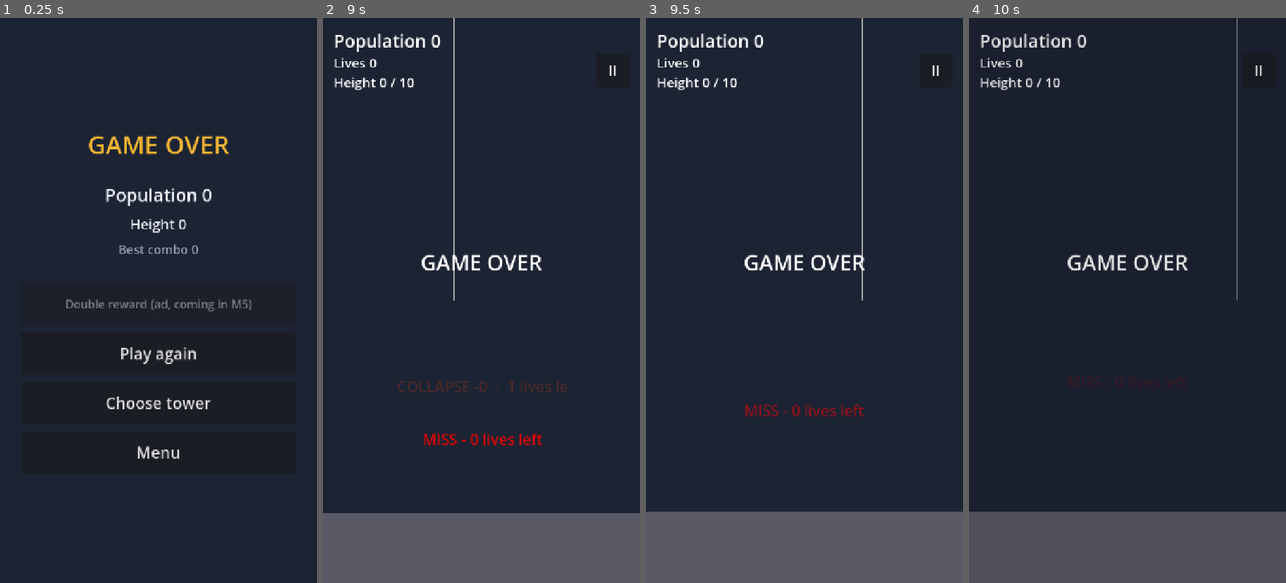
Above: before the commit, frames 1-4 (left to right).
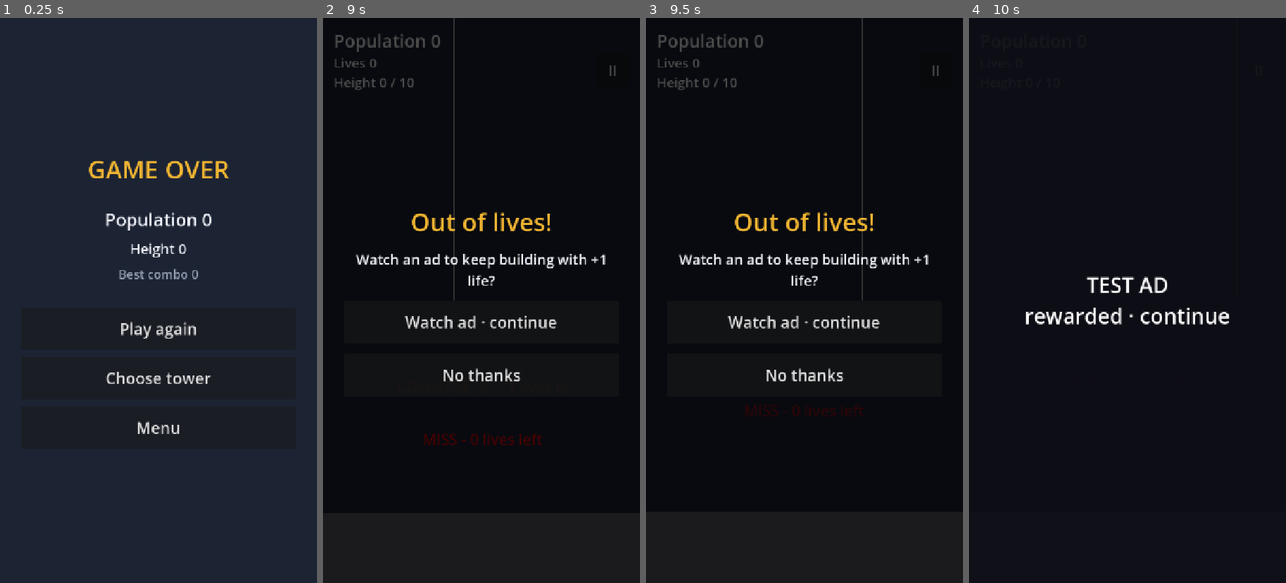
Above: after the commit, the same moments.

Repository: tahreezz3/skyline-stack
Game: Godot game, scene res://scenes/results.tscn
The game is run twice, just before and just after one commit, with the same random seed, the same clock (stepped at 60 frames per second) and the same inputs. This scene is started directly instead of the project's main scene.
Inputs (mouse positions are in pixels of both pictures, inside the frame that each line leads up to):
- Up to frame 1 (0.25 s): no input
- Up to frame 2 (9 s): click "Play again" at 0.5 s; click "II" at 1.25 s; click "Restart" at 2 s; click "II" at 2.75 s; click "Restart" at 3.5 s; click "II" at 4.25 s; click "Restart" at 5 s; tap Enter at 5.75 s; move the mouse to (465, 413) at 5.77 s; click (465, 413) at 5.92 s; tap Space at 6.02 s; drag from (576, 385) to (465, 413) at 6.52 s; move the mouse to (386, 215) at 7.27 s; click (386, 215) at 7.42 s; drag from (497, 300) to (386, 215) at 8.02 s; move the mouse to (433, 159) at 8.77 s; click (433, 159) at 8.92 s
- Up to frame 3 (9.5 s): tap Space at 9.02 s
- Up to frame 4 (10 s): click (1127, 323) at 9.5 s, where only the run after the commit has a clickable "Watch ad · continue"

The runs differ from the first frame. In frame 1, 4.7% of the frame differs, in the area x 20-80%, y 20-78%; in frame 2, 100%, in the area x 0-100%, y 0-100%; in frame 3, 100%; in frame 4, 16%.

Commit message:
T-0501: rewarded and interstitial ad flow (test backend)
- Ads autoload with fake backend; ad_policy.gd pacing rules; economy.json
- rewarded continue after game over (TowerState.revive), double reward on results
- interstitials only on results, paced and skipped for remove-ads players
- ad_finished analytics event; tour exercises the continue flow through the UI
- T-0506 created for the AdMob SDK integration

Co-Authored-By: Claude Opus 5.5 <noreply@anthropic.com>

Diff:
--- /dev/null
+++ b/game/config/economy.json
@@ -0,0 +1,13 @@
+{
+  "_doc": "Monetisation pacing (T-0501). Never shows ads during a round. See docs/01_GDD.md section 7 and docs/03_DATA_SPEC.md.",
+  "interstitial": {
+    "min_rounds_before_first": 3,
+    "every_n_rounds": 3,
+    "min_seconds_between": 90
+  },
+  "rewarded": {
+    "continue_per_round": 1,
+    "continue_lives": 1,
+    "double_reward_multiplier": 2
+  }
+}
--- a/game/localisation/strings.csv
+++ b/game/localisation/strings.csv
@@ -37,7 +37,6 @@
 RES_BEST_COMBO,Best combo %d,Mejor combo %d,Beste Kombo %d
 RES_LEVEL_UP,Level up! Level %d,¡Subes de nivel! Nivel %d,Aufgestiegen! Stufe %d
 RES_UNLOCKED,New tower unlocked: %s,Nueva torre desbloqueada: %s,Neuer Turm freigeschaltet: %s
-BTN_DOUBLE_AD,"Double reward (ad, coming in M5)","Doble recompensa (anuncio, próximamente)","Doppelte Belohnung (Werbung, bald)"
 BTN_PLAY_AGAIN,Play again,Jugar otra vez,Nochmal spielen
 BTN_CHOOSE_TOWER,Choose tower,Elegir torre,Turm wählen
 BTN_MENU,Menu,Menú,Menü
@@ -81,3 +80,10 @@
 %d"
 RES_PLACE_CITY,Place it in your city,Colócala en tu ciudad,In deiner Stadt platzieren
 SET_ANALYTICS,Share anonymous gameplay stats,Compartir estadísticas de juego anónimas,Anonyme Spielstatistiken teilen
+CONTINUE_TITLE,Out of lives!,¡Sin vidas!,Keine Leben mehr!
+CONTINUE_OFFER,Watch an ad to keep building with +%d life?,¿Ves un anuncio para seguir construyendo con +%d vida?,Werbung ansehen und mit +%d Leben weiterbauen?
+BTN_WATCH_CONTINUE,Watch ad · continue,Ver anuncio · continuar,Werbung ansehen · weiter
+BTN_NO_THANKS,No thanks,"No, gracias","Nein, danke"
+POP_EXTRA_LIFE,+%d LIFE,+%d VIDA,+%d LEBEN
+BTN_DOUBLE_REWARD,Watch ad · double population (+%d),Ver anuncio · doble población (+%d),Werbung ansehen · doppelte Bevölkerung (+%d)
+RES_BONUS,Bonus +%d population!,¡Bonus +%d habitantes!,Bonus +%d Einwohner!
--- a/game/project.godot
+++ b/game/project.godot
@@ -20,6 +20,7 @@
 SceneRouter="*res://scripts/autoload/scene_router.gd"
 AudioDirector="*res://scripts/autoload/audio_director.gd"
 Analytics="*res://scripts/autoload/analytics.gd"
+Ads="*res://scripts/autoload/ads.gd"
 
 [display]
 
--- /dev/null
+++ b/game/scripts/autoload/ads.gd
@@ -0,0 +1,93 @@
+## Autoload "Ads": the only place that shows ads. Gameplay asks; this decides.
+##
+##   var earned: bool = await Ads.show_rewarded("continue")
+##   Ads.on_round_finished()        # results screen: may show an interstitial per policy
+##
+## Backends:
+## - "fake" (default until T-0506): a 2-second placeholder overlay "TEST AD"; rewarded ads always reward.
+##   --ads-decline makes rewarded ads fail (to test the "no reward" path).
+## - "none": autoplay/tour runs; rewarded ads reward instantly, interstitials never show.
+## The AdMob backend (T-0506, HR-0015) will implement _present(format, placement) -> bool.
+extends Node
+
+const AdPolicy := preload("res://scripts/core/ad_policy.gd")
+const FAKE_AD_S := 2.0
+
+var backend := "fake"
+var decline := false
+var _overlay: CanvasLayer
+
+
+func _ready() -> void:
+	process_mode = Node.PROCESS_MODE_ALWAYS
+	for arg in OS.get_cmdline_user_args():
+		if arg == "--ads-decline":
+			decline = true
+	if SceneRouter.autoplay or SceneRouter.tour:
+		backend = "none"
+
+
+func is_ad_free() -> bool:
+	return bool(SaveData.data.get("purchases", {}).get("remove_ads", false))
+
+
+## Show a rewarded ad. Returns true if the player earned the reward.
+## Rewarded ads are opt-in, so they are shown even to ad-free players.
+func show_rewarded(placement: String) -> bool:
+	var earned := await _present("rewarded", placement)
+	_report("rewarded", placement, earned)
+	return earned
+
+
+## Call once per finished round (results screen). Shows an interstitial if the policy allows.
+func on_round_finished() -> void:
+	var a: Dictionary = SaveData.data["ads"]
+	a["rounds_since_interstitial"] = int(a["rounds_since_interstitial"]) + 1
+	var since := Time.get_unix_time_from_system() - float(a["last_interstitial_unix"])
+	var ok := AdPolicy.should_show_interstitial(int(SaveData.stats()["rounds_played"]), int(a["rounds_since_interstitial"]),
+		since, is_ad_free(), GameConfig.table("economy")["interstitial"])
+	if ok and backend != "none":
+		await _present("interstitial", "between_rounds")
+		a["rounds_since_interstitial"] = 0
+		a["last_interstitial_unix"] = Time.get_unix_time_from_system()
+		_report("interstitial", "between_rounds", true)
+	SaveData.write_save()
+
+
+func _present(format: String, placement: String) -> bool:
+	match backend:
+		"none":
+			return format == "rewarded"
+		"fake":
+			_show_overlay("TEST AD\n%s · %s" % [format, placement])
+			await get_tree().create_timer(FAKE_AD_S, true, false, true).timeout
+			_hide_overlay()
+			return not (format == "rewarded" and decline)
+	return false
+
+
+func _report(format: String, placement: String, completed: bool) -> void:
+	GameEvents.ad_finished.emit(format, placement, completed)
+
+
+func _show_overlay(text: String) -> void:
+	_overlay = CanvasLayer.new()
+	_overlay.layer = 90
+	var bg := ColorRect.new()
+	bg.color = Color(0.05, 0.05, 0.08, 0.96)
+	bg.set_anchors_and_offsets_preset(Control.PRESET_FULL_RECT)
+	_overlay.add_child(bg)
+	var l := Label.new()
+	l.text = text
+	l.horizontal_alignment = HORIZONTAL_ALIGNMENT_CENTER
+	l.vertical_alignment = VERTICAL_ALIGNMENT_CENTER
+	l.add_theme_font_size_override("font_size", 48)
+	l.set_anchors_and_offsets_preset(Control.PRESET_FULL_RECT)
+	_overlay.add_child(l)
+	add_child(_overlay)
+
+
+func _hide_overlay() -> void:
+	if _overlay:
+		_overlay.queue_free()
+		_overlay = null
--- a/game/scripts/autoload/analytics.gd
+++ b/game/scripts/autoload/analytics.gd
@@ -39,6 +39,8 @@
 	GameEvents.setting_changed.connect(func(k: String, v: Variant) -> void:
 		if k in Events.REPORTABLE_SETTINGS:
 			track("setting_changed", {"key": k, "value": v}))
+	GameEvents.ad_finished.connect(func(f: String, p: String, done: bool) -> void:
+		track("ad_finished", {"format": f, "placement": p, "completed": done}))
 	track("session_start", {"app_version": String(ProjectSettings.get_setting("application/config/version", "0.1.0")),
 		"locale": TranslationServer.get_locale()})
 
--- a/game/scripts/autoload/game_config.gd
+++ b/game/scripts/autoload/game_config.gd
@@ -3,7 +3,7 @@
 ## (see docs/adr/ADR-0002-data-driven-config.md).
 extends Node
 
-const TABLES := ["tower_rules", "block_types", "levels", "feel", "city_map"]
+const TABLES := ["tower_rules", "block_types", "levels", "feel", "city_map", "economy"]
 
 var tables: Dictionary = {}
 
--- a/game/scripts/autoload/game_events.gd
+++ b/game/scripts/autoload/game_events.gd
@@ -25,5 +25,7 @@
 signal setting_changed(key: String, value: Variant)
 ## A tower was placed on the city map (city_map screen).
 signal city_tower_placed(tower: Dictionary, city_population: int)
+## An ad finished (Ads autoload). format = rewarded | interstitial.
+signal ad_finished(format: String, placement: String, completed: bool)
 ## Any UI button pressed (for the click sound).
 signal ui_pressed
--- a/game/scripts/autoload/save_data.gd
+++ b/game/scripts/autoload/save_data.gd
@@ -84,20 +84,34 @@
 	GameEvents.setting_changed.emit(key, value)
 
 
+## Add bonus lifetime population (rewarded "double reward"). Announces level-ups and unlocks.
+## Returns {level_before, level_after, unlocked}.
+func add_bonus_population(amount: int) -> Dictionary:
+	var before := lifetime_population()
+	data["stats"]["lifetime_population"] = before + amount
+	write_save()
+	return _announce_progress(before, before + amount)
+
+
+func _announce_progress(before: int, after: int) -> Dictionary:
+	var levels: Array = GameConfig.table("levels")["levels"]
+	var types: Array = GameConfig.table("block_types")["types"]
+	var out := {
+		"level_before": Progression.level_info(before, levels)["level"],
+		"level_after": Progression.level_info(after, levels)["level"],
+		"unlocked": Progression.newly_unlocked(types, before, after),
+	}
+	if out["level_after"] > out["level_before"]:
+		GameEvents.level_up.emit(out["level_before"], out["level_after"])
+	for id in out["unlocked"]:
+		GameEvents.block_type_unlocked.emit(id)
+	return out
+
+
 ## Record a round, persist, and announce level-ups and unlocks.
 ## Returns the SaveSchema.apply_round() result plus level/unlock info.
 func record_round(summary: Dictionary) -> Dictionary:
 	var result := SaveSchema.apply_round(data, summary)
 	write_save()
-	var levels: Array = GameConfig.table("levels")["levels"]
-	var types: Array = GameConfig.table("block_types")["types"]
-	var before := int(result["population_before"])
-	var after := int(result["population_after"])
-	result["level_before"] = Progression.level_info(before, levels)["level"]
-	result["level_after"] = Progression.level_info(after, levels)["level"]
-	result["unlocked"] = Progression.newly_unlocked(types, before, after)
-	if result["level_after"] > result["level_before"]:
-		GameEvents.level_up.emit(result["level_before"], result["level_after"])
-	for id in result["unlocked"]:
-		GameEvents.block_type_unlocked.emit(id)
+	result.merge(_announce_progress(int(result["population_before"]), int(result["population_after"])), true)
 	return result
--- a/game/scripts/autoload/scene_router.gd
+++ b/game/scripts/autoload/scene_router.gd
@@ -52,7 +52,7 @@
 func _run_tour() -> void:
 	var fake_summary := {"complete": true, "star": true, "population": 123, "height": 10, "max_combo": 7, "block_type": "blue", "endless": false}
 	var fake_record := {"new_best_population": true, "new_best_height": false, "level_before": 1, "level_after": 2, "unlocked": ["red"]}
-	var steps := [["menu", {}], ["select", {}], ["game", {"block_type": "red"}], ["pause", {}], ["results", {"summary": fake_summary, "record": fake_record}], ["settings", {}], ["city", {}], ["city_place", {}], ["analytics", {}]]
+	var steps := [["menu", {}], ["select", {}], ["game", {"block_type": "red"}], ["pause", {}], ["game", {"block_type": "blue"}], ["continue", {}], ["results", {"summary": fake_summary, "record": fake_record}], ["settings", {}], ["city", {}], ["city_place", {}], ["analytics", {}]]
 	# The tour never writes the save; it fills the city with sample towers in memory so the screen has content.
 	SaveData.persist = false
 	SaveData.data["city"] = {"plots": {
@@ -65,6 +65,24 @@
 		await get_tree().create_timer(1.0, true, false, true).timeout
 		if step[0] == "pause":
 			get_tree().current_scene.pause_game()
+		elif step[0] == "continue":
+			# force a game over, accept the continue offer through the fake ad, check the round resumes
+			var g := get_tree().current_scene
+			for i in range(3):
+				g._on_resolved(g.state.land(9.0))
+			await get_tree().create_timer(0.8, true, false, true).timeout
+			var watch: Button = null
+			for b in g.find_children("*", "Button", true, false):
+				if b.text == tr("BTN_WATCH_CONTINUE"):
+					watch = b
+			var found := watch != null   # the button is freed once pressed; freed objects compare equal to null
+			Ads.backend = "fake"
+			if found:
+				watch.pressed.emit()
+			await get_tree().create_timer(Ads.FAKE_AD_S + 0.8, true, false, true).timeout
+			Ads.backend = "none"
+			var ok: bool = found and not g.state.is_over and g.state.lives == 1
+			print("TOUR continue ", "ok" if ok else "FAILED (button=%s over=%s lives=%d)" % [found, g.state.is_over, g.state.lives])
 		elif step[0] == "analytics":
 			SaveData.data["settings"]["analytics_consent"] = "unknown"
 			var dropped: bool = not Analytics.track("level_up", {"from_level": 1, "to_level": 2})
--- /dev/null
+++ b/game/scripts/core/ad_policy.gd
@@ -0,0 +1,23 @@
+## Pure ad pacing rules (T-0501). Inputs are plain values so tests can drive them.
+## Rules (config/economy.json "interstitial"):
+## - never for ad-free players;
+## - never before `min_rounds_before_first` rounds have been played;
+## - at most once every `every_n_rounds` rounds;
+## - at least `min_seconds_between` seconds since the last one.
+extends RefCounted
+
+
+static func should_show_interstitial(rounds_played: int, rounds_since_last: int, seconds_since_last: float,
+		ad_free: bool, cfg: Dictionary) -> bool:
+	if ad_free:
+		return false
+	if rounds_played < int(cfg["min_rounds_before_first"]):
+		return false
+	if rounds_since_last < int(cfg["every_n_rounds"]):
+		return false
+	return seconds_since_last >= float(cfg["min_seconds_between"])
+
+
+## Whether a round may offer the rewarded "continue" (one life back).
+static func can_offer_continue(continues_used: int, cfg: Dictionary) -> bool:
+	return continues_used < int(cfg["continue_per_round"])
--- a/game/scripts/core/analytics_events.gd
+++ b/game/scripts/core/analytics_events.gd
@@ -12,6 +12,7 @@
 	"tower_unlocked": ["block_type"],
 	"city_tower_placed": ["block_type", "city_population"],
 	"setting_changed": ["key", "value"],
+	"ad_finished": ["format", "placement", "completed"],
 }
 
 ## Setting keys that may be reported (values are non-identifying).
--- a/game/scripts/core/save_schema.gd
+++ b/game/scripts/core/save_schema.gd
@@ -24,6 +24,8 @@
 		},
 		"best_by_type": {},     # id -> {population, height, star}
 		"city": {"plots": {}, "unplaced": []},   # see scripts/core/city_state.gd
+		"ads": {"rounds_since_interstitial": 0, "last_interstitial_unix": 0.0},   # pacing state (T-0501)
+		"purchases": {"remove_ads": false},   # set by the store in T-0502
 		"settings": {
 			"music_volume": 0.8,
 			"sfx_volume": 1.0,
--- a/game/scripts/core/tower_state.gd
+++ b/game/scripts/core/tower_state.gd
@@ -200,6 +200,16 @@
 	return {"result": RESULT_MISS, "x": x, "lives": lives, "banked": banked, "game_over": is_over}
 
 
+## Rewarded "continue": give lives back after a game over (never after completion).
+## Returns false if the round can't be revived.
+func revive(extra_lives: int) -> bool:
+	if not is_over or is_complete or extra_lives <= 0:
+		return false
+	lives += extra_lives
+	is_over = false
+	return true
+
+
 func _complete() -> Dictionary:
 	var banked := _bank_combo()
 	var star := population >= int(round_cfg.get("star_population", 1 << 30))
--- a/game/scripts/game/results.gd
+++ b/game/scripts/game/results.gd
@@ -33,8 +33,20 @@
 		col.add_child(UI.label(tr("RES_UNLOCKED") % UI.type_name(GameConfig.block_type(id)), 30, UI.ACCENT))
 
 	col.add_child(UI.spacer(24))
-	# Rewarded "double population" arrives with ads in T-0501.
-	col.add_child(UI.button(tr("BTN_DOUBLE_AD"), func() -> void: pass, 26, false))
+	var pop := int(summary.get("population", 0))
+	var bonus := pop * (int(GameConfig.table("economy")["rewarded"]["double_reward_multiplier"]) - 1)
+	if bonus > 0:
+		var bonus_btn := UI.button(tr("BTN_DOUBLE_REWARD") % bonus, func() -> void: pass, 26)
+		bonus_btn.pressed.connect(func() -> void:
+			bonus_btn.disabled = true
+			if await Ads.show_rewarded("double_reward"):
+				var progress: Dictionary = SaveData.add_bonus_population(bonus)
+				bonus_btn.text = tr("RES_BONUS") % bonus
+				for id in progress["unlocked"]:
+					col.add_child(UI.label(tr("RES_UNLOCKED") % UI.type_name(GameConfig.block_type(id)), 30, UI.ACCENT))
+			else:
+				bonus_btn.disabled = false)
+		col.add_child(bonus_btn)
 	if record.get("city_tower_added", false):
 		col.add_child(UI.button(tr("RES_PLACE_CITY"), func() -> void: SceneRouter.go("city")))
 	var again := {"block_type": summary.get("block_type", "blue"), "endless": summary.get("endless", false)}
@@ -43,5 +55,9 @@
 	col.add_child(UI.button(tr("BTN_MENU"), on_back))
 
 
+	# Interstitials only ever appear here, between rounds (docs/01_GDD.md §7).
+	Ads.on_round_finished.call_deferred()
+
+
 func on_back() -> void:
 	SceneRouter.go("menu")
--- a/game/scripts/game/tower_game.gd
+++ b/game/scripts/game/tower_game.gd
@@ -12,6 +12,7 @@
 
 const TowerState := preload("res://scripts/core/tower_state.gd")
 const UI := preload("res://scripts/game/ui_kit.gd")
+const AdPolicy := preload("res://scripts/core/ad_policy.gd")
 const RESUME_COUNTDOWN_S := 3
 const RESULTS_DELAY_S := 1.2
 
@@ -44,6 +45,8 @@
 var squash_t := 0.0
 var particles: Array[Dictionary] = []   # {x, y, vx, vy, age, life, kind, size}
 var last_combo_count := 0
+var continues_used := 0
+var offering_continue := false
 
 var autoplay := false
 var autoplay_seconds := 0.0
@@ -239,7 +242,38 @@
 	if ev.get("complete", false):
 		_popup(tr("POP_ROOF") % ev["roof_people"] + (tr("POP_TROPHY") if ev["star"] else ""), Color.GOLD)
 	if state.is_over:
+		_on_round_over()
+
+
+## Game over (not a completed tower): offer one rewarded "continue" per round, then finish.
+func _on_round_over() -> void:
+	var cfg: Dictionary = GameConfig.table("economy")["rewarded"]
+	if state.is_complete or autoplay or not AdPolicy.can_offer_continue(continues_used, cfg):
 		_finish_round()
+		return
+	offering_continue = true
+	var layer := CanvasLayer.new()
+	layer.layer = 20
+	add_child(layer)
+	var root := Control.new()
+	layer.add_child(root)
+	var col := UI.screen(root)
+	(root.get_child(0) as ColorRect).color = Color(0, 0, 0, 0.7)
+	col.add_child(UI.label(tr("CONTINUE_TITLE"), 56, UI.ACCENT))
+	col.add_child(UI.label(tr("CONTINUE_OFFER") % int(cfg["continue_lives"]), 32))
+	col.add_child(UI.button(tr("BTN_WATCH_CONTINUE"), func() -> void:
+		layer.queue_free()
+		continues_used += 1
+		var earned: bool = await Ads.show_rewarded("continue")
+		offering_continue = false
+		if earned and state.revive(int(cfg["continue_lives"])):
+			_popup(tr("POP_EXTRA_LIFE") % int(cfg["continue_lives"]), Color.GREEN_YELLOW)
+		else:
+			_finish_round()))
+	col.add_child(UI.button(tr("BTN_NO_THANKS"), func() -> void:
+		layer.queue_free()
+		offering_continue = false
+		_finish_round()))
 
 
 # --- feedback (presentation only) ------------------------------------------------
--- /dev/null
+++ b/game/tests/test_ads.gd
@@ -0,0 +1,43 @@
+## Ad pacing and the rewarded continue (T-0501).
+extends "res://tests/test_case.gd"
+
+const AdPolicy := preload("res://scripts/core/ad_policy.gd")
+const TowerState := preload("res://scripts/core/tower_state.gd")
+
+const CFG := {"min_rounds_before_first": 3, "every_n_rounds": 3, "min_seconds_between": 90}
+
+
+func test_no_interstitial_early_or_for_ad_free() -> void:
+	check(not AdPolicy.should_show_interstitial(2, 5, 999.0, false, CFG), "not before 3 rounds")
+	check(not AdPolicy.should_show_interstitial(10, 5, 999.0, true, CFG), "never for ad-free players")
+
+
+func test_interstitial_cadence() -> void:
+	check(not AdPolicy.should_show_interstitial(5, 2, 999.0, false, CFG), "not more often than every 3 rounds")
+	check(not AdPolicy.should_show_interstitial(5, 3, 30.0, false, CFG), "not within 90 s of the last")
+	check(AdPolicy.should_show_interstitial(5, 3, 120.0, false, CFG), "allowed when all rules pass")
+
+
+func test_continue_offer_limit() -> void:
+	var cfg := {"continue_per_round": 1}
+	check(AdPolicy.can_offer_continue(0, cfg) and not AdPolicy.can_offer_continue(1, cfg), "one continue per round")
+
+
+func test_revive() -> void:
+	var rules: Dictionary = ConfigLoader.load_json("res://tests/fixtures/tower_rules_v0.json")
+	var s = TowerState.new(rules)
+	check(not s.revive(1), "can't revive a running round")
+	s.land(2.0)
+	s.land(2.0)
+	s.land(2.0)
+	check(s.is_over and s.revive(1) and not s.is_over and s.lives == 1, "revive after game over restores a life")
+	check(s.land(0.0)["result"] == TowerState.RESULT_PERFECT, "play continues after revive")
+	var done = TowerState.new(rules, {"target_height": 1, "roof_people": 1})
+	done.land(0.0)
+	check(done.is_complete and not done.revive(1), "a completed tower can't be revived")
+
+
+func test_economy_config_valid() -> void:
+	var e: Dictionary = ConfigLoader.load_json("res://config/economy.json")
+	check(int(e["interstitial"]["min_rounds_before_first"]) >= 1, "no ad before the first round ever")
+	check(int(e["rewarded"]["double_reward_multiplier"]) >= 2, "double reward actually adds something")
Not shown, added: game/scripts/autoload/ads.gd.uid
Not shown, added: game/scripts/core/ad_policy.gd.uid
Not shown, added: game/tests/test_ads.gd.uid
Not shown, changed: coordination/DASHBOARD.md
Not shown, changed: coordination/tasks/T-0501-rewarded-and-interstitial-ads.md
Not shown, added: coordination/tasks/T-0506-integrate-admob-plugin-with-test-ad-unit.md
Not shown, changed: docs/01_GDD.md
Not shown, changed: docs/02_ARCHITECTURE.md
Not shown, changed: docs/03_DATA_SPEC.md
Not shown, changed: docs/ANALYTICS.md
